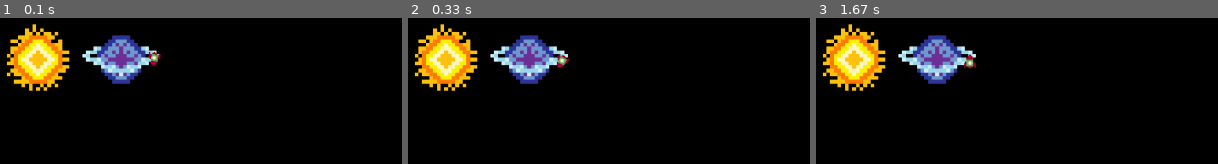
Above: before the commit, frames 1-3 (left to right).
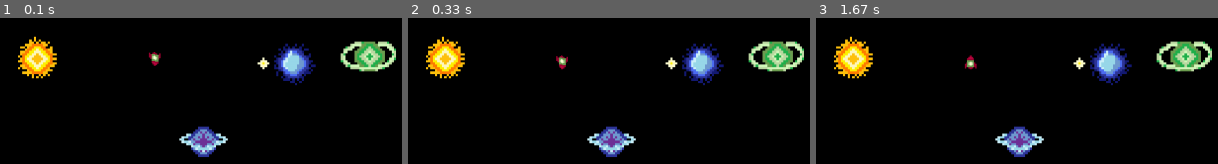
Above: after the commit, the same moments.

Repository: maxim739/Hackathon26
Game: pygame game, started from MovingStatic.py
Same seed, same stepped clock (60 frames per second), same inputs: the game is played once before the commit and once after it.
Inputs:
- Up to frame 1 (0.1 s): no input
- Up to frame 2 (0.33 s): no input
- Up to frame 3 (1.67 s): tap S at 0.33 s

The runs differ from the first frame. In frame 1, 14% of the frame differs, in the area x 1-99%, y 4-96%; in frame 2, 14%; in frame 3, 14%.

Commit message:
Update MovingStatic.py
ok.. added the 4 planets on screen

Diff:
--- a/MovingStatic.py
+++ b/MovingStatic.py
@@ -19,10 +19,16 @@
 rocket_img = pygame.transform.scale(rocket_img, (20, 20))
 
 planet1_img = pygame.image.load("sprites/planet1.png").convert_alpha()
-planet1_img = pygame.transform.scale(planet1_img, (160, 160))
+planet1_img = pygame.transform.scale(planet1_img, (100, 100))
 
 planet2_img = pygame.image.load("sprites/planet2.png").convert_alpha()
-planet2_img = pygame.transform.scale(planet2_img, (160, 160))
+planet2_img = pygame.transform.scale(planet2_img, (100, 100))
+
+planet3_img = pygame.image.load("sprites/planet3.png").convert_alpha()
+planet3_img = pygame.transform.scale(planet3_img, (100, 100))
+
+planet4_img = pygame.image.load("sprites/planet4.png").convert_alpha()
+planet4_img = pygame.transform.scale(planet4_img, (100, 100))
 
 
 G = 6.67430e-11
@@ -128,8 +134,10 @@
             pygame.draw.circle(screen, self.color, (screen_x, screen_y), self.radius)
 
 bodies = [
-    Static_body(0, 0, 1.989e30, 8, (255, 255, 0), planet1_img),
-    Static_body(2e12, 0, 2e30, 8, (255,0,0), planet2_img),
+    Static_body(0, 0, 5e30, 20, (255, 255, 0), planet1_img),
+    Static_body(4e12, 2e12, 2e30, 20, (255,0,0), planet2_img),
+    Static_body(6e12, 0, 1e30, 20, (0,0,0), planet3_img),
+    Static_body(8e12, 0, 8e21, 20, (0,0,0), planet4_img),
     Moving_body(2.867e12, 0, 0, 6810, 8.681e25, 4, (100, 200, 255), rocket_img)
 ]
 
